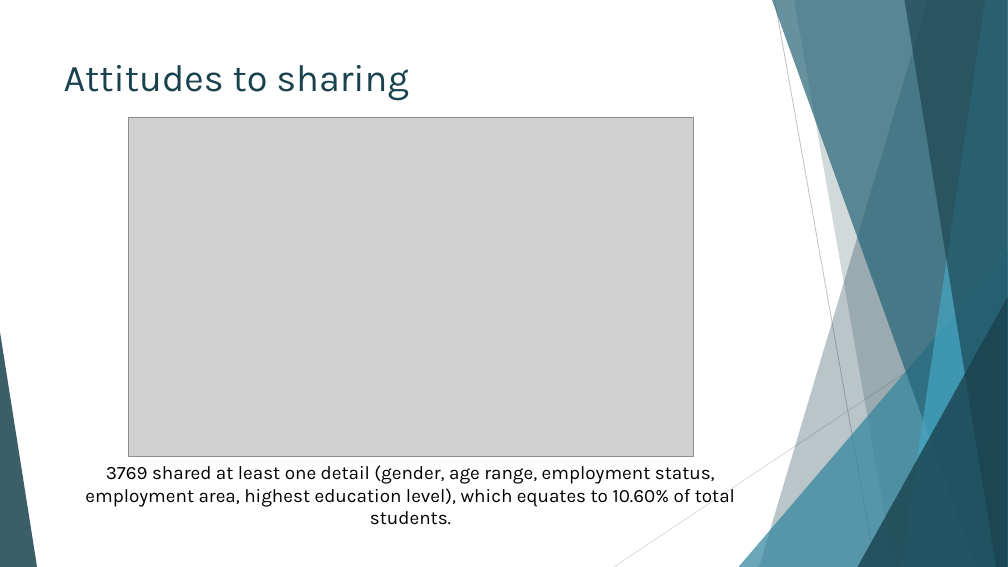
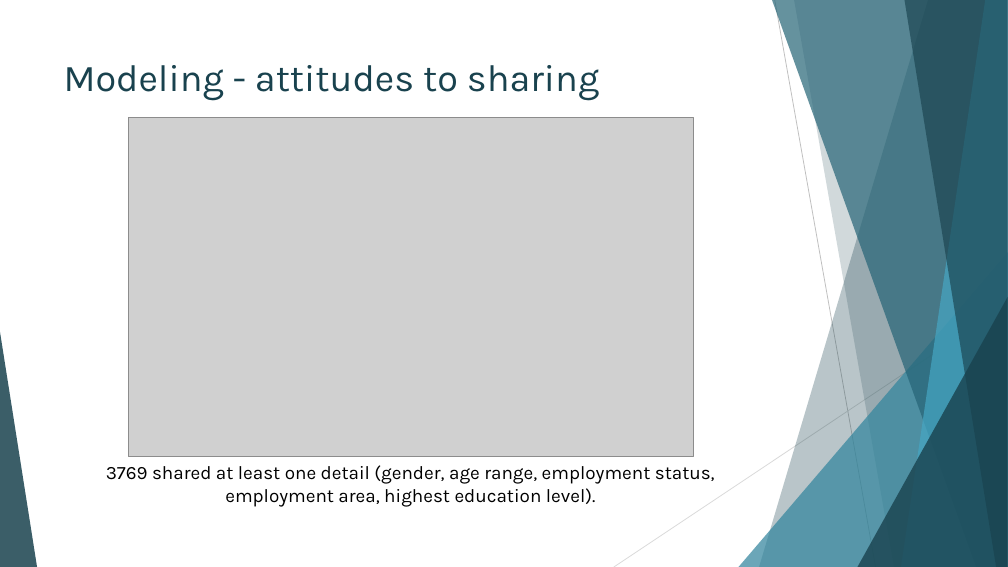
Before and after one commit to IssyMiddleton/CSC8631-Data-Management-Exploratory-Analysis, a slide deck: slide 11 of Exploratory_Analysis/reports/Overview-Presentation.pptx (slide 10 before the commit). Drawn at 1008x567 pixels with LibreOffice and Linux fonts; fonts in the diff are those of the drawing; grey boxes stand for pictures. Boxes give left, top, right and bottom in pixels: in the first picture for what was removed or moved away, otherwise in the second. Text is boxed around its words. In the diff, an @@ line names an element or a change of style, - is before the commit and + after.

```diff
--- a/Exploratory_Analysis/reports/Overview-Presentation.pptx
+++ b/Exploratory_Analysis/reports/Overview-Presentation.pptx
@@ title at <box>64,65,599,101</box>: text changed @@
-Attitudes to sharing
+Modeling - attitudes to sharing
@@ text at <box>106,465,715,507</box>: text changed @@
-3769 shared at least one detail (gender, age range, employment status, employment area, highest education level), which equates to 10.60% of total students.
+3769 shared at least one detail (gender, age range, employment status, employment area, highest education level).
```
Also in this commit, not shown: 10 other slides changed, 5 slides added, 5 slides removed, 33 other files.
